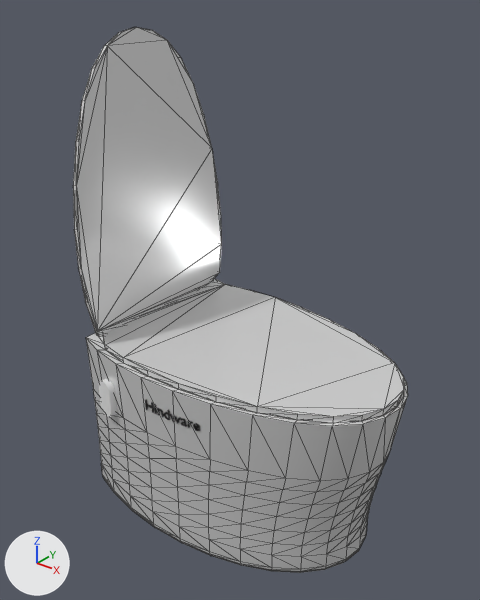
Two versions of the glTF model toilet.gltf, one commit apart.
Both versions are drawn from a 50 mm lens placed at (6.98, -8.01, 9.34), pointed at (0.66, -0.12, 4.45). Every picture has the same lights, and +X, +Y and +Z are marked at lower left. Mesh edges are drawn as thin lines on the coarser meshes. Where no turn or scale is listed for an object, it has been applied to the vertices. Vertices at the same position are counted once.

The scene before the commit, as lines of its bpy script (objects in view):
```python
me_cylinder_004 = bpy.data.meshes.new('Cylinder.004')
me_cylinder_004.from_pydata(...)  # 526 vertices, 1048 faces; spans x -1.9..3.67, y -1.85..1.85, z -1.73..1.73
me_cylinder_004.materials.append(mat_material_010)  # white #e7e7e7
me_cylinder_009 = bpy.data.meshes.new('Cylinder.009')
me_cylinder_009.from_pydata(...)  # 64 vertices, 124 faces; spans x -1.41..3.61, y -1.75..1.75, z 1.74..1.98
me_cylinder_009.materials.append(mat_material_010)  # white #e7e7e7
me_cylinder_011 = bpy.data.meshes.new('Cylinder.011')
me_cylinder_011.from_pydata(...)  # 64 vertices, 124 faces; spans x -0.15..0.21, y -1.85..1.66, z -0.01..5.01
me_cylinder_011.materials.append(mat_material_010)  # white #e7e7e7
ob_cylinder_008 = bpy.data.objects.new('Cylinder.008', me_cylinder_004)
ob_cylinder_008.location = (0.0, 0.0, 1.77)
ob_cylinder_009 = bpy.data.objects.new('Cylinder.009', me_cylinder_009)
ob_cylinder_009.location = (0.0, 0.0, 1.77)
ob_cylinder_011 = bpy.data.objects.new('Cylinder.011', me_cylinder_011)
ob_cylinder_011.location = (-1.39, 0.0, 3.62)
```
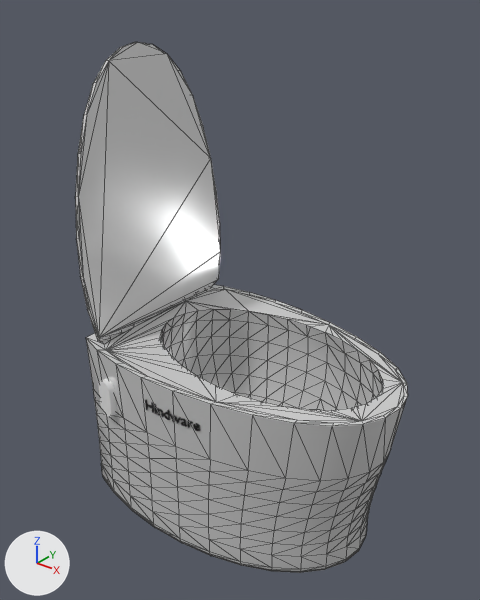
The change in detail:
me_cylinder_004 is used by ob_cylinder_008; location (0.0, 0.0, 1.77).
me_cylinder_004 had 526 vertices, 1048 faces and spanned x -1.9..3.67, y -1.85..1.85, z -1.73..1.73.
me_cylinder_004 now has 925 vertices, 1846 faces and spans x -1.9..3.67, y -1.85..1.85, z -1.73..1.73.
me_cylinder_004 part 1: 399 vertices added at x -1.2..3.38, y -1.35..1.43, z -0.96..1.73.
Object 'Cylinder.009' (ob_cylinder_009) is deleted.
Object 'Cylinder.011' (ob_cylinder_011) moves from (-1.39, 0.0, 3.62) to (-1.54, 0.13, 3.38).

Changed parts and their boxes (x1, y1, x2, y2) in the pictures (480 x 600 px):
'Cylinder.008', reshaped: before (86, 333, 408, 573); after (86, 285, 408, 573)
'Cylinder.011', moved: before (73, 27, 221, 336); after (75, 42, 220, 342)
'Cylinder.009', deleted: before (103, 278, 404, 423)
part 1 of me_cylinder_004, added: after (106, 289, 402, 421)
